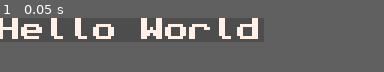
Above: before the commit, frame 1.
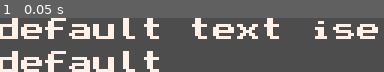
Above: after the commit, the same moment.

Repository: pilsef/drawing-nl
Game: Godot game, scene res://Root.tscn
Two runs of this game, one before a commit and one after it. Both use one fixed random seed, a clock stepped at 60 frames per second and the inputs below.
Inputs:
- Up to frame 1 (0.05 s): no input
In our replay, the window is 88x8 before the commit and 128x18 after it. These sizes can differ from the game's own. Grey fills any space a smaller window leaves; there, only what the larger window draws over its background counts as a difference.

The runs differ from the first frame. In frame 1, 19% of the frame differs, in the area x 0-99%, y 0-100%.

Commit message:
add Fn for multiline text

Diff:
--- a/Root.tscn
+++ b/Root.tscn
@@ -1,12 +1,15 @@
 [gd_scene load_steps=4 format=3 uid="uid://dsrjwy4mgqm0f"]
 
 [ext_resource type="Script" path="res://Boot.gd" id="1_i05s4"]
-[ext_resource type="Script" path="res://fn/examples/FnGuHelloWorld.gd" id="2_tnn11"]
+[ext_resource type="Script" path="res://fn/FnGuFromTextMultiline.gd" id="2_1mnqc"]
 
-[sub_resource type="Resource" id="Resource_ll14r"]
-script = ExtResource("2_tnn11")
+[sub_resource type="Resource" id="Resource_y3p05"]
+script = ExtResource("2_1mnqc")
+txt = "default text ise default"
+line_len_max = 16
+line_spacing = 0.5
 
 [node name="Root" type="Node2D"]
 position = Vector2(-1, 0)
 script = ExtResource("1_i05s4")
-rq_gu_root = SubResource("Resource_ll14r")
+rq_gu_root = SubResource("Resource_y3p05")
--- /dev/null
+++ b/TextUtil.gd
@@ -0,0 +1,48 @@
+class_name TextUtil
+
+static func break_into_lines(s:String, line_len_max) -> Array :
+
+	var result = []
+	var idx_word_start = 0;
+	var idx_line_start = 0;
+
+	for idx_char in s.length():
+
+		if is_start_of_word(s, idx_char) : # check if we're starting a new word
+			idx_word_start = idx_char; # if so, update idx_word_start
+
+		 # check if we've completed a line
+		if line_should_break(s, idx_line_start, idx_char, line_len_max) :
+
+			var line :String
+
+			# runoff space or line break
+			if (s[idx_char] in [' ', '\n']) :
+				line = s.substr(idx_line_start, idx_char)
+				idx_line_start = idx_char + 1 # skip one
+			# first word on line runs off (biglongwordthatexceedsoneline)
+			elif idx_word_start <= idx_line_start :
+				line = s.substr(idx_line_start, idx_line_start + line_len_max)
+				idx_line_start = idx_line_start + line_len_max # update idx_line_start
+			else : # subsequent word on line runs off
+				line = s.substr(idx_line_start, idx_word_start)
+				idx_line_start = idx_word_start # update idx_line_start
+
+			result.append(line)
+
+	var line_last = s.substr(idx_line_start, s.length())
+	result.append(line_last); # build & add last line
+
+	return result;
+
+static func is_start_of_word(s:String, idx_char) -> bool:
+	if idx_char == 0 :
+		return true;
+
+	var prev = s[idx_char - 1];
+	var curr = s[idx_char];
+	return (curr == ' ') || (prev == ' ') || (curr == '\n') || (prev == '\n');
+
+# if we run into linebreak or overflow
+static func line_should_break(s, idx_line_start, idx_char, line_len_max) :
+	return s[idx_char] == '\n' || (idx_char - idx_line_start) >= line_len_max
--- a/fn/FnGu.gd
+++ b/fn/FnGu.gd
@@ -2,11 +2,11 @@
 
 class_name FnGu
 
-func exec():
-
-	var rq_owl = img(load("res://tex/owl.png"))
-
-	return embedded(Color.AQUA, Vector2(100,100), rq_owl).exec()
+#func exec():
+	#
+	#var rq_owl = img(load("res://tex/owl.png"))
+	#
+	#return embedded(Color.AQUA, Vector2(100,100), rq_owl).exec()
 
 static func embedded(color:Color, size:Vector2, rq_gu:Fn = null):
 	var rq_embedded = FnGuEmbedded.new()
--- a/fn/FnGuFromText.gd
+++ b/fn/FnGuFromText.gd
@@ -15,7 +15,7 @@
 
 	return gu_chain.exec()
 
-func create_rq_tex(fontdict:Dictionary, chr):
+static func create_rq_tex(fontdict:Dictionary, chr):
 	if fontdict.has(chr):
 		var rq_tex = FnGuFromTex.new()
 		rq_tex.tex = fontdict[chr]
--- /dev/null
+++ b/fn/FnGuFromTextMultiline.gd
@@ -0,0 +1,27 @@
+extends Fn
+
+class_name FnGuFromTextMultiline
+
+@export var rq_fontdict: Fn = load("res://rq/rq_fontdict_from_tex_pico.tres")
+@export var txt = "default text"
+@export var line_len_max : int = 16
+@export var line_spacing = 0.5
+
+func exec():
+	var rq_gu_chain = FnGuChain.new()
+	rq_gu_chain.pos_next_rel = Pos.BOTTOM_LEFT
+	rq_gu_chain.dir_next = Dir.DOWN_RIGHT + Vector2(0, line_spacing) * sqrt(2)
+
+	var arr_lines = TextUtil.break_into_lines(txt, line_len_max)
+
+	for str_line in arr_lines:
+		var rq_gu_line = create_rq_gu_line(str_line)
+		rq_gu_chain.arr_rq_gu.append(rq_gu_line)
+
+	return rq_gu_chain.exec()
+
+func create_rq_gu_line(string):
+	var rq_gu_line = FnGuFromText.new()
+	rq_gu_line.rq_fontdict = rq_fontdict
+	rq_gu_line.txt = string
+	return rq_gu_line
--- a/fn/examples/FnGuHelloWorld.gd
+++ b/fn/examples/FnGuHelloWorld.gd
@@ -3,4 +3,12 @@
 class_name FnGuHelloWorld
 
 func exec():
-	return textd("Hello World").exec()
+	return decorated(
+		[
+			#tinted(Color.BLACK),
+			scaled(4),
+			padgrounded_a(Color.DARK_RED, 20),
+			padgrounded_a(Color.BLACK, 20)
+		],
+		img(load("res://tex/pufferfish.png"))
+	).exec()
